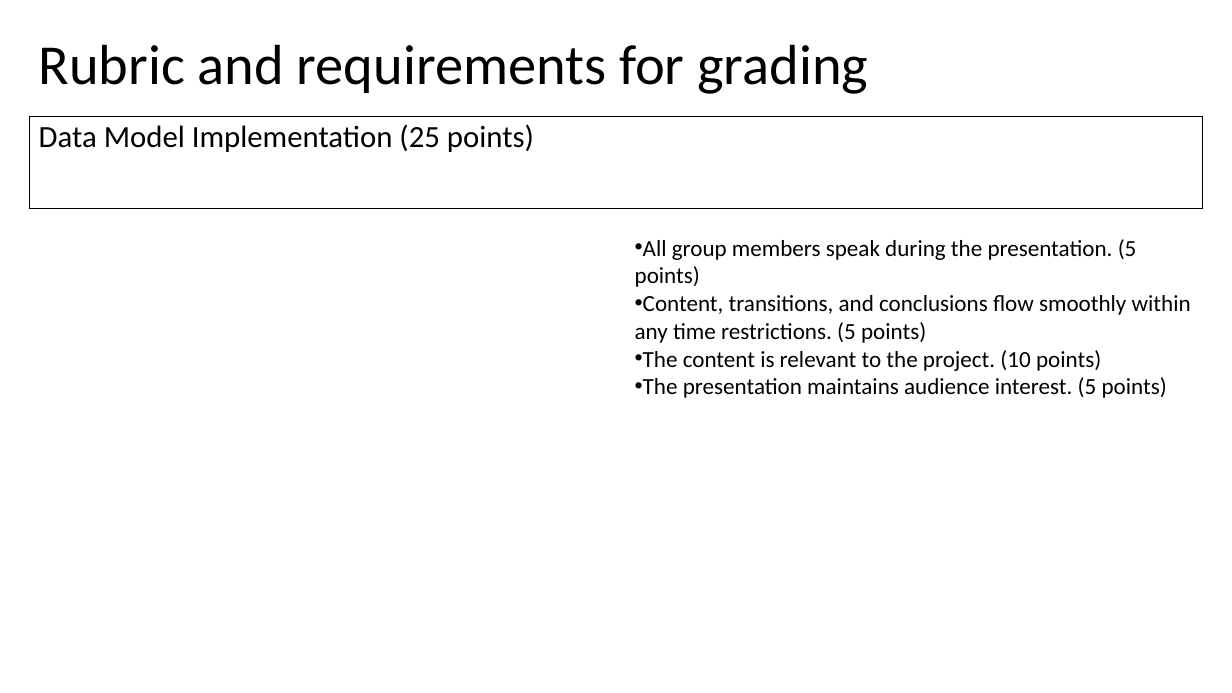
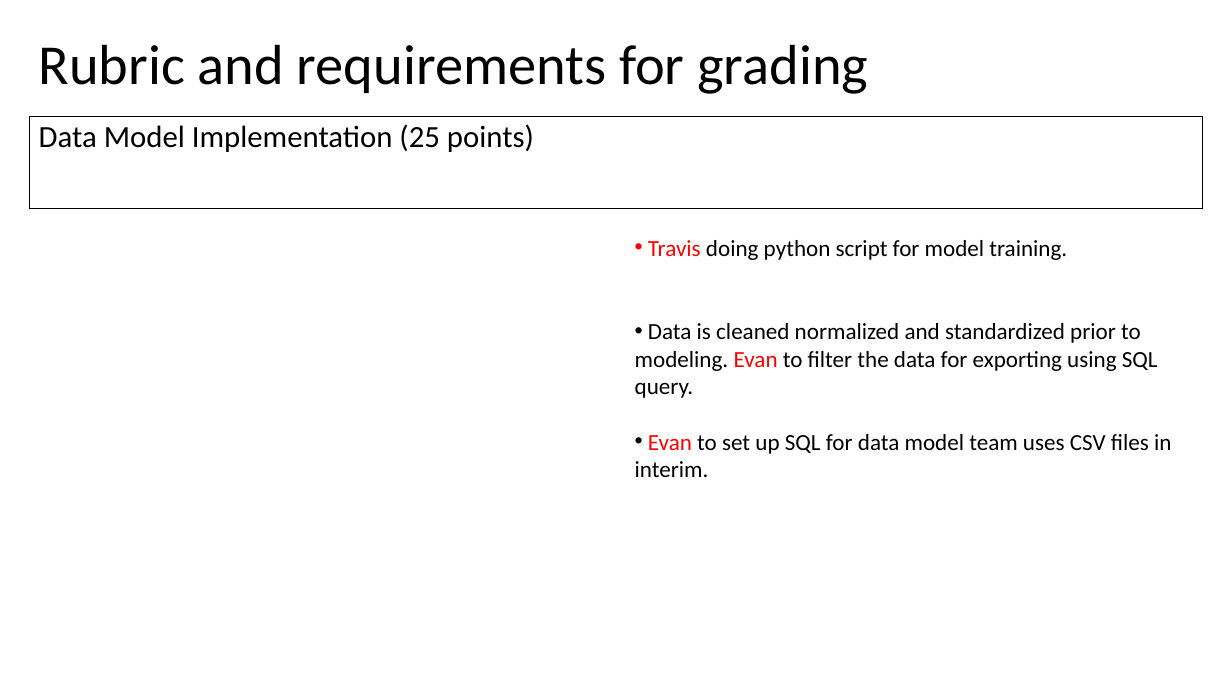
Before and after one commit to Evdawg/Project_4_FF_ML, a slide deck: slide 6 of Project_3_outline.pptm. Drawn at 1232x693 pixels with LibreOffice and Linux fonts; fonts in the diff are those of the drawing. Boxes give left, top, right and bottom in pixels: in the first picture for what was removed or moved away, otherwise in the second. Text is boxed around its words. In the diff, an @@ line names an element or a change of style, - is before the commit and + after.

```diff
--- a/Project_3_outline.pptm
+++ b/Project_3_outline.pptm
@@ text at bbox=[635, 240, 1171, 477]: text changed @@
-• All group members speak during the presentation. (5 points)
-• Content, transitions, and conclusions flow smoothly within any time restrictions. (5 points)
-• The content is relevant to the project. (10 points)
-• The presentation maintains audience interest. (5 points)
+• Travis doing python script for model training.
+• Data is cleaned normalized and standardized prior to modeling. Evan to filter the data for exporting using SQL query.
+• Evan to set up SQL for data model team uses CSV files in interim.
```
Also in this commit, not shown: 6 other slides changed.
